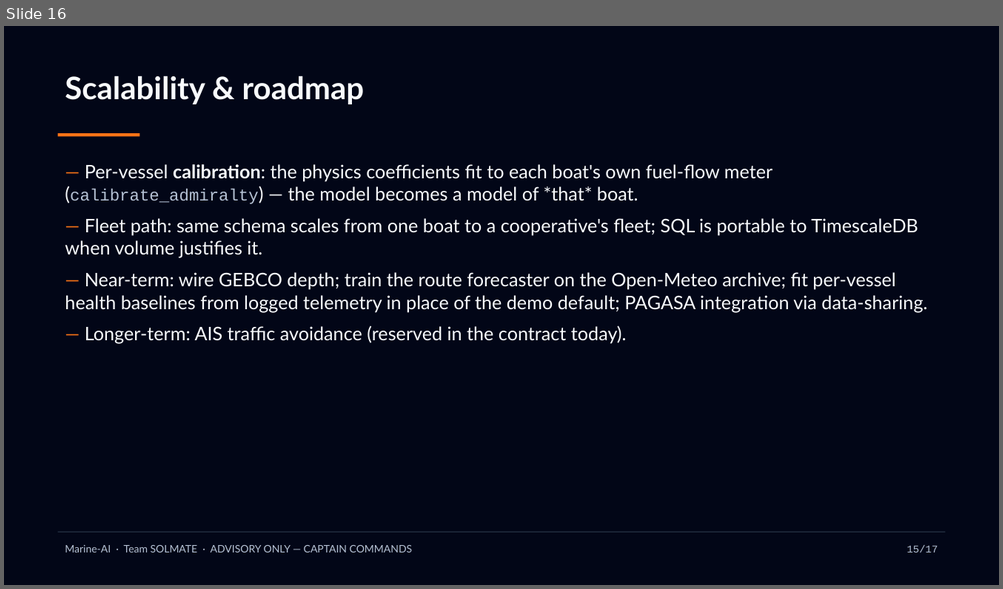
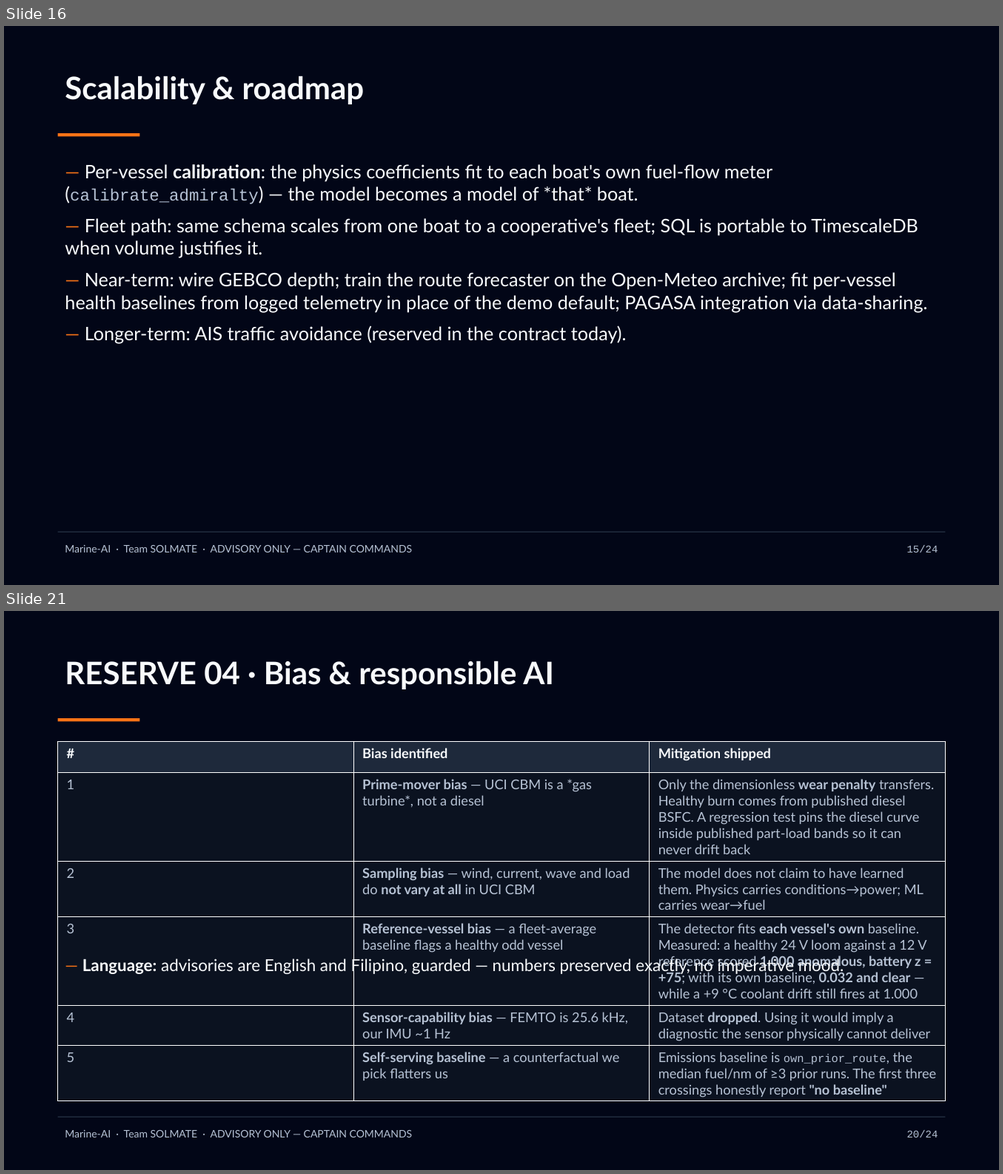
Before and after one commit to JustineSalinas/AIHackathon2026_SOLMATE_MARINE-AI, a slide deck: docs/Marine-AI-Pitch-Deck.pptx. Shown one above the other, each under a label of ours: slide 16 before the commit, slides 16 and 21 after it; the slides between them are not shown. The pictures are 1003x589 and 1003x1174 pixels, drawn with LibreOffice and Linux fonts; fonts in the diff are those of the drawing. Boxes give left, top, right and bottom in pixels: in the first picture for what was removed or moved away, otherwise in the second. Text is boxed around its words. In the diff, an @@ line names an element or a change of style, - is before the commit and + after.

```diff
--- a/docs/Marine-AI-Pitch-Deck.pptx
+++ b/docs/Marine-AI-Pitch-Deck.pptx
@@ slide 21 added at box(4, 611, 999, 1170), background #020617 @@
@@ text added at box(65, 661, 554, 689), 30 pt, text #F8FAFC, bold @@
+RESERVE 04 · Bias & responsible AI
@@ rectangle added at box(58, 718, 140, 721), fill #F97316 @@
@@ table added at box(58, 741, 944, 1101), 6 rows, 3 columns @@
+# | Bias identified | Mitigation shipped
+1 | Prime-mover bias — UCI CBM is a *gas turbine*, not a diesel | Only the dimensionless wear penalty transfers. Healthy burn comes from published diesel BSFC. A regression test pins the diesel curve inside published part-load bands so it can never drift back
+2 | Sampling bias — wind, current, wave and load do not vary at all in UCI CBM | The model does not claim to have learned them. Physics carries conditions→power; ML carries wear→fuel
+3 | Reference-vessel bias — a fleet-average baseline flags a healthy odd vessel | The detector fits each vessel's own baseline. Measured: a healthy 24 V loom against a 12 V reference scored 1.000 anomalous, battery z = +75; with its own baseline, 0.032 and clear — while a +9 °C coolant drift still fires at 1.000
+4 | Sensor-capability bias — FEMTO is 25.6 kHz, our IMU ~1 Hz | Dataset dropped. Using it would imply a diagnostic the sensor physically cannot deliver
+5 | Self-serving baseline — a counterfactual we pick flatters us | Emissions baseline is own_prior_route, the median fuel/nm of ≥3 prior runs. The first three crossings honestly report "no baseline"
@@ text added at box(82, 957, 843, 976), 16 pt, text #F8FAFC @@
+— Language: advisories are English and Filipino, guarded — numbers preserved exactly, no imperative mood.
@@ rectangle added at box(58, 1117, 945, 1118), fill #1E293B @@
@@ text added at box(65, 1130, 412, 1138), 10 pt, text #B6C2D4 @@
+Marine-AI · Team SOLMATE · ADVISORY ONLY — CAPTAIN COMMANDS
@@ text added at box(907, 1130, 938, 1138), 10 pt, text #B6C2D4 @@
+20/24
@@ slide 16 changed as well @@
@@ text at box(907, 545, 938, 553): text changed @@
-15/17
+15/24
```
Also in this commit, not shown: 17 other slides changed, 6 other slides added, 1 other file.
